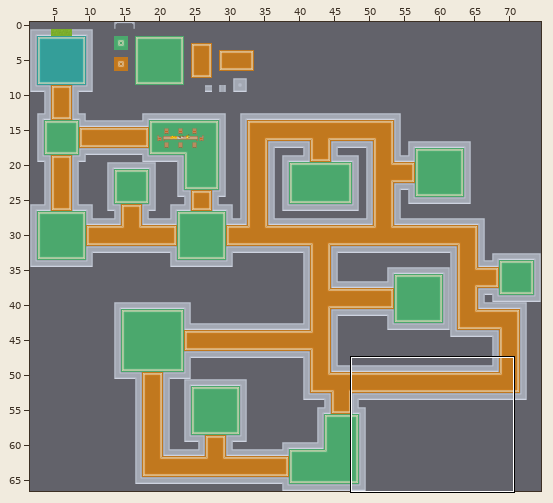
One commit to this Tiled map: ProjectCRYPT/Content/dungeon1.tmx. The first picture is a wide view before the edit; the outline marks the close-up.
Close-up. Before the edit:
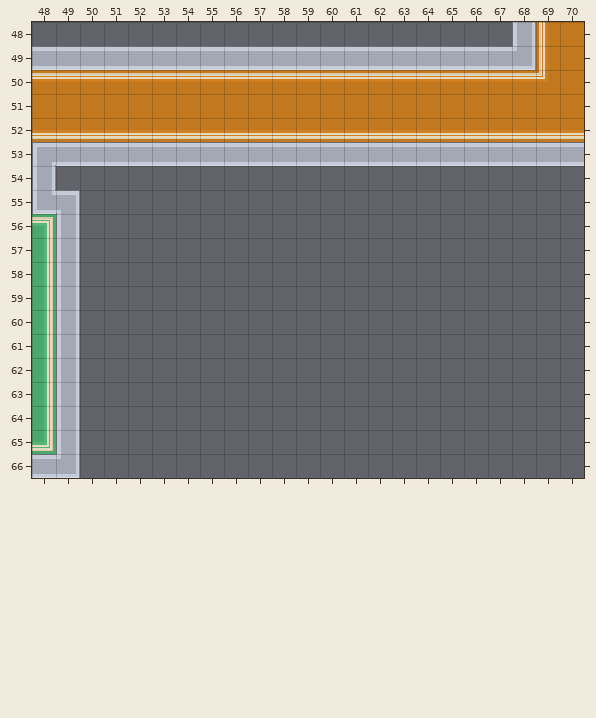
Cells are 16x16 px. Shown: x 48..70, y 48..66.
And afterwards:
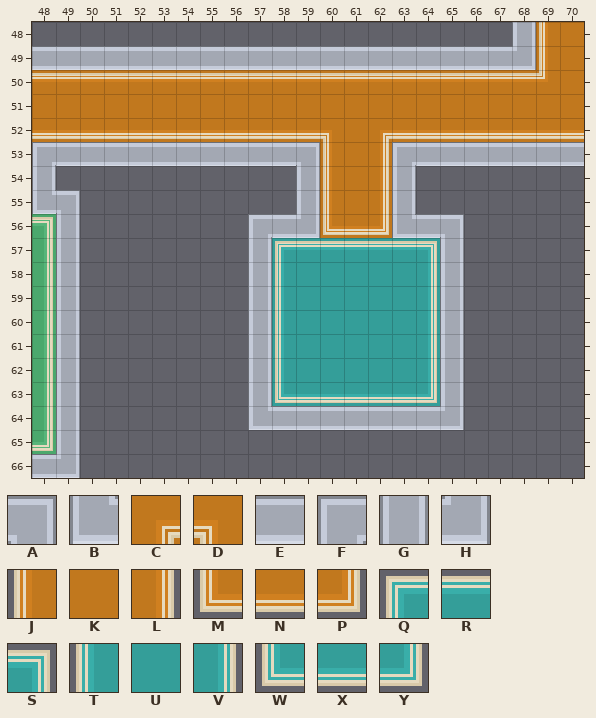
Key: from "Roguelike": A 715, B 771; from "orangecorners": C 0, D 1; from "roguelike": E 712, F 714, G 770, H 772, J 1150, K 1151, L 1152, M 1207, N 1208, P 1209, Q 1264, R 1265, S 1266, T 1321, U 1322, V 1323, W 1378, X 1379, Y 1380.
_ is an empty cell.
The exact change:
Layer "Ground":
y 53..56: x 60..62 ___ -> KKK
y 57..63: x 58..64 _______ -> UUUUUUU
Layer "Ground Detail":
y 52: x 60..62 NNN -> D_C
y 53..55: x 60 _ -> J; x 62 _ -> L
y 56: x 60..62 ___ -> MNP
y 57: x 58..64 _______ -> QRRRRRS
y 58..62: x 58 _ -> T; x 64 _ -> V
y 63: x 58..64 _______ -> WXXXXXY
Layer "Walls":
y 53: x 59..63 EEEEE -> A___F
y 54..55: x 59 _ -> G; x 63 _ -> G
y 56: x 57..59 ___ -> FEH; x 63..65 ___ -> BEA
y 57..63: x 57 _ -> G; x 65 _ -> G
y 64: x 57..65 _________ -> BEEEEEEEH
